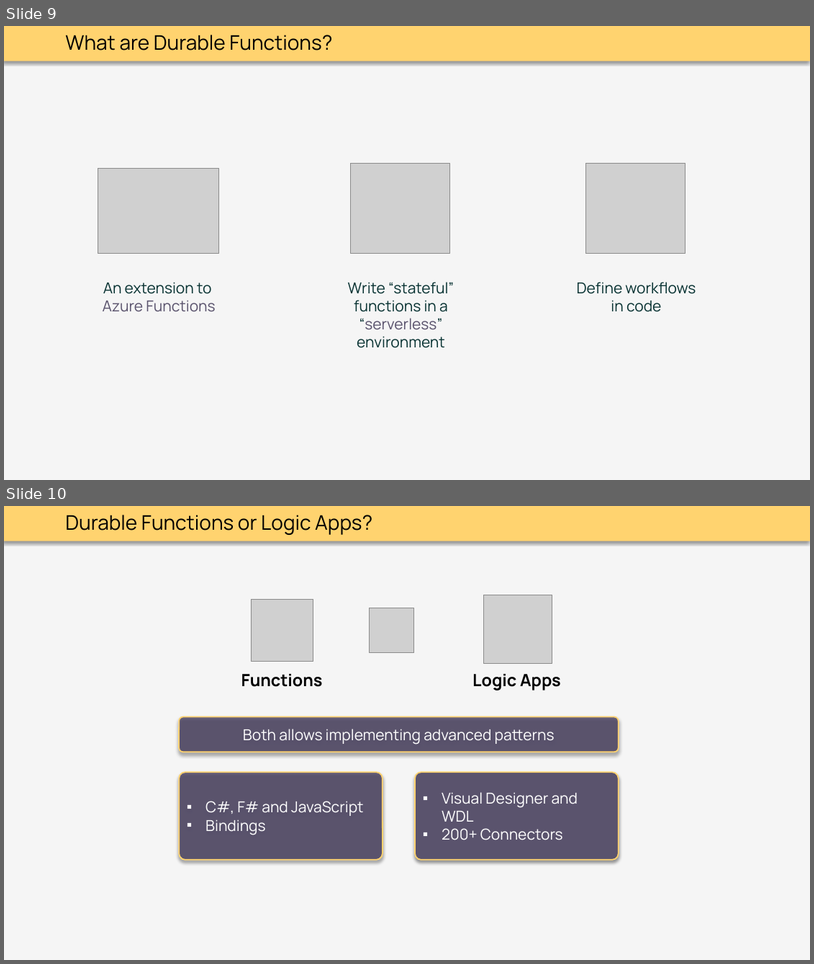
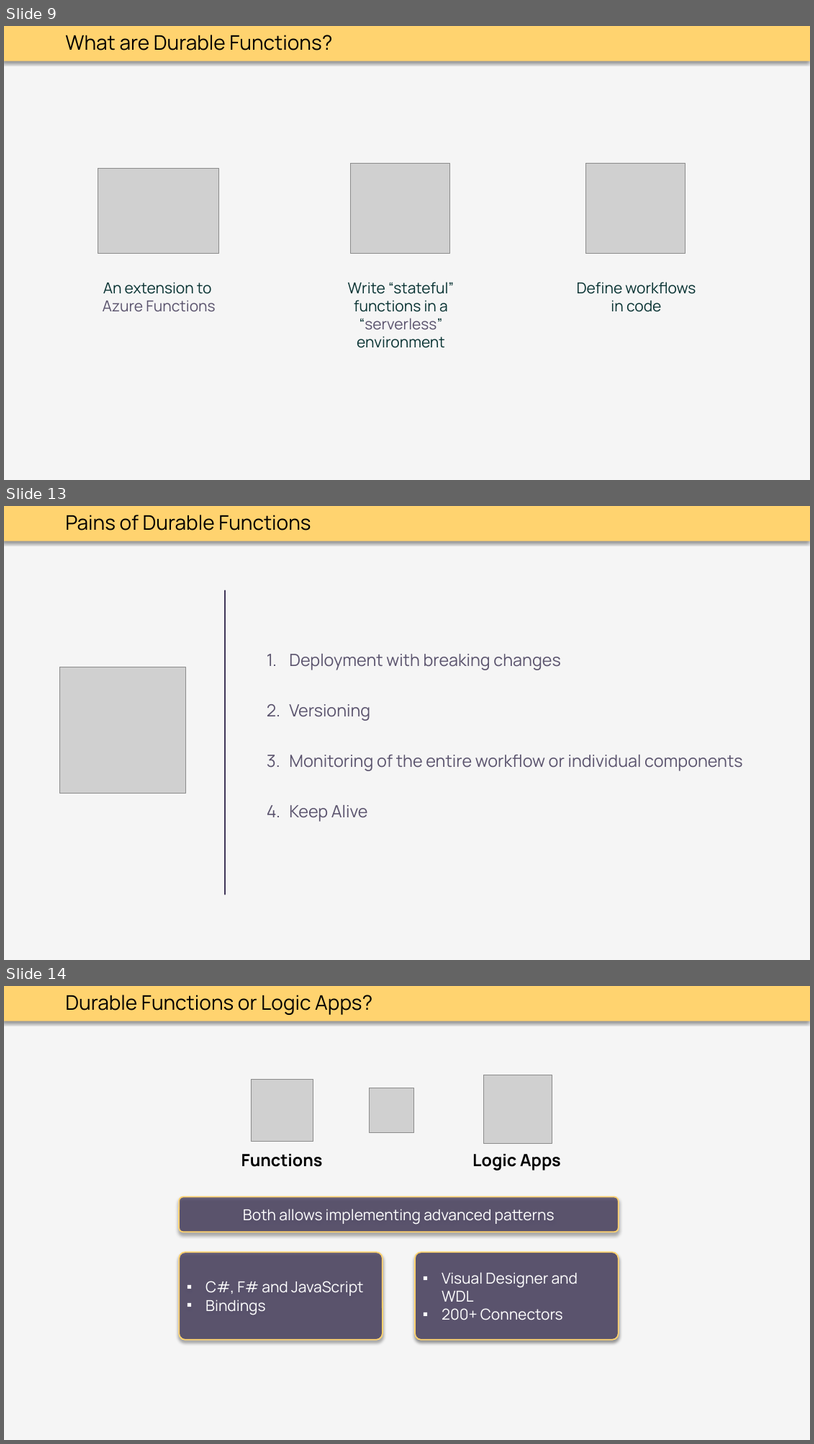
Before and after one commit to thoemmi/DurableFunctionsMeetupRosenheim, a slide deck: slides/Durable_Functions.pptx. Shown one above the other, each under a label of ours: slides 9 and 10 before the commit, slides 9, 13 and 14 after it; the slides between them are not shown. The pictures are 814x964 and 814x1444 pixels, drawn with LibreOffice and Linux fonts; fonts in the diff are those of the drawing; grey boxes stand for pictures. Boxes give left, top, right and bottom in pixels: in the first picture for what was removed or moved away, otherwise in the second. Text is boxed around its words. In the diff, an @@ line names an element or a change of style, - is before the commit and + after.

```diff
--- a/slides/Durable_Functions.pptx
+++ b/slides/Durable_Functions.pptx
@@ slide 13 added at box(4, 506, 810, 960), background #F5F5F5; not listed: 1 template element that a slide beside it also shows @@
@@ text added at box(65, 515, 311, 530), 24 pt, text #000000 @@
+Pains of Durable Functions
@@ line added from (226, 591) to (226, 894), #3F3658 2 pt @@
@@ text added at box(289, 654, 743, 821), 20 pt, text #5A536D @@
+1. Deployment with breaking changes
+2. Versioning
+3. Monitoring of the entire workflow or individual components
+4. Keep Alive
@@ picture added at box(59, 667, 185, 793) @@
@@ what was slide 10 is now slide 14 @@
```
Also in this commit, not shown: 1 slide changed, 3 other slides added.
